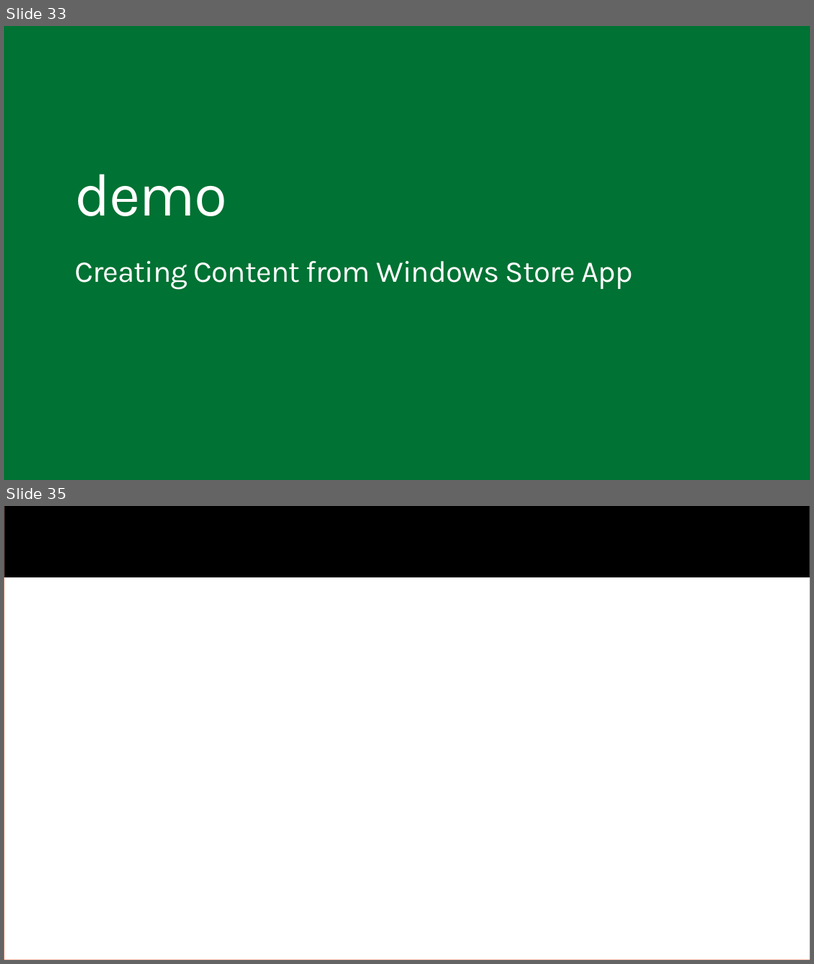
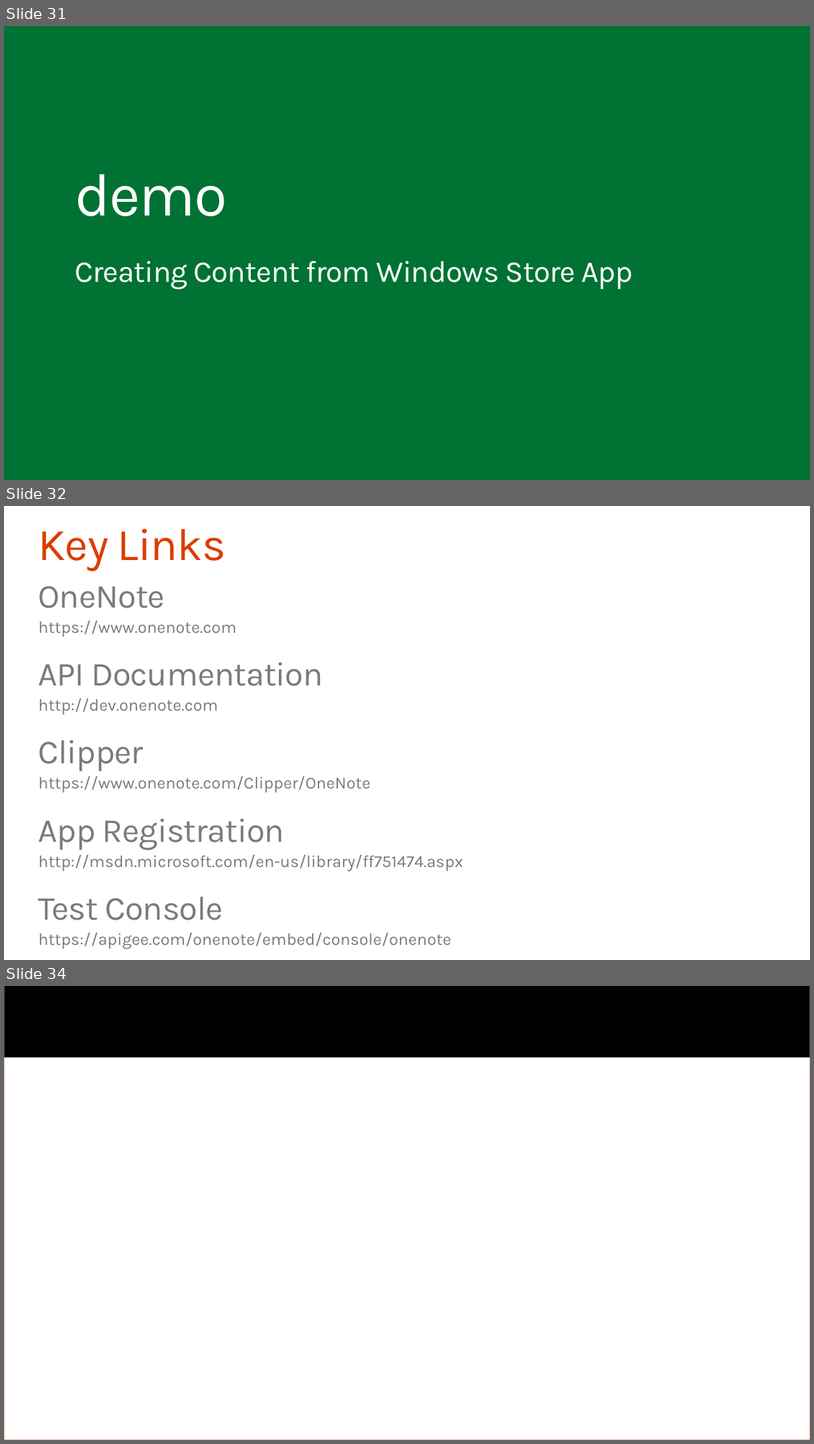
Before and after one commit to OfficeDev/TrainingContent, a slide deck: O3653-7 Deep Dive into the Office 365 APIs for OneNote services/O3653-7 Deep Dive into the Office 365 APIs for OneNote services.pptx. Shown one above the other, each under a label of ours: slides 33 and 35 before the commit, slides 31, 32 and 34 after it; the slides between them are not shown. The pictures are 814x964 and 814x1444 pixels, drawn with LibreOffice and Linux fonts; fonts in the diff are those of the drawing; background and template pictures are left out. Boxes give left, top, right and bottom in pixels: in the first picture for what was removed or moved away, otherwise in the second. Text is boxed around its words. In the diff, an @@ line names an element or a change of style, - is before the commit and + after.

```diff
--- a/O3653-7 Deep Dive into the Office 365 APIs for OneNote services/O3653-7 Deep Dive into the Office 365 APIs for OneNote services.pptx
+++ b/O3653-7 Deep Dive into the Office 365 APIs for OneNote services/O3653-7 Deep Dive into the Office 365 APIs for OneNote services.pptx
@@ slide 32 added at [4, 506, 810, 960], background #FFFFFF @@
@@ title added at [39, 528, 226, 571], 54 pt, text #DC3C00 @@
+Key Links
@@ text added at [39, 586, 463, 948], 20 pt, text #797A7D @@
+OneNote
+  https://www.onenote.com
+API Documentation
+  http://dev.onenote.com
+Clipper
+  https://www.onenote.com/Clipper/OneNote
+App Registration
+  http://msdn.microsoft.com/en-us/library/ff751474.aspx
+Test Console
+  https://apigee.com/onenote/embed/console/onenote
@@ what was slide 33 is now slide 31 @@
@@ what was slide 35 is now slide 34 @@
```
Also in this commit, not shown: 8 slides changed, 1 other slide added, 3 slides removed.
